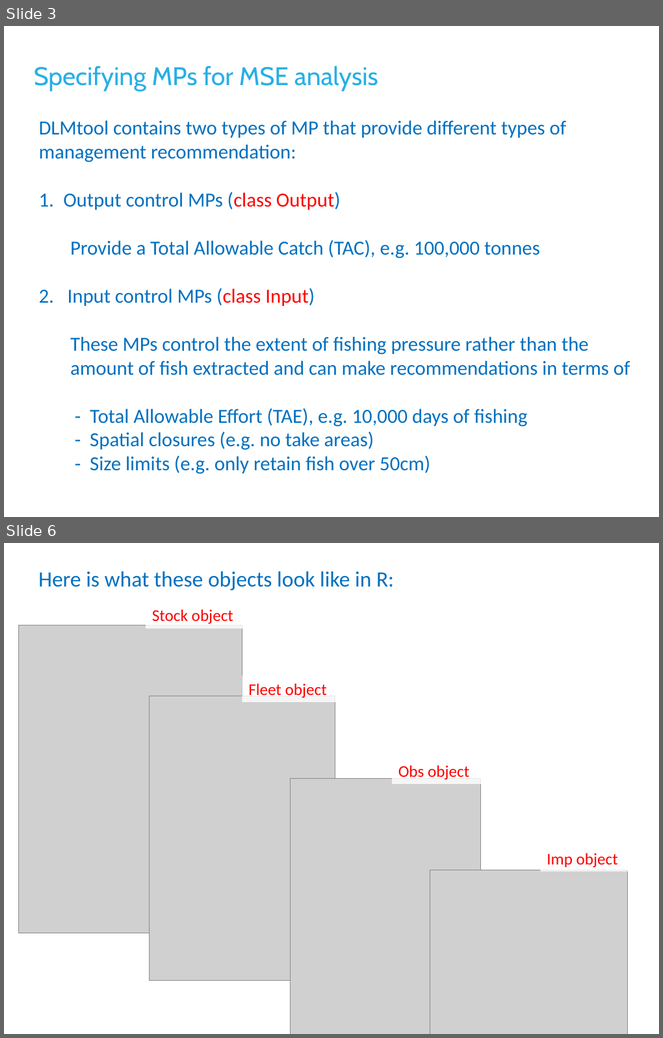
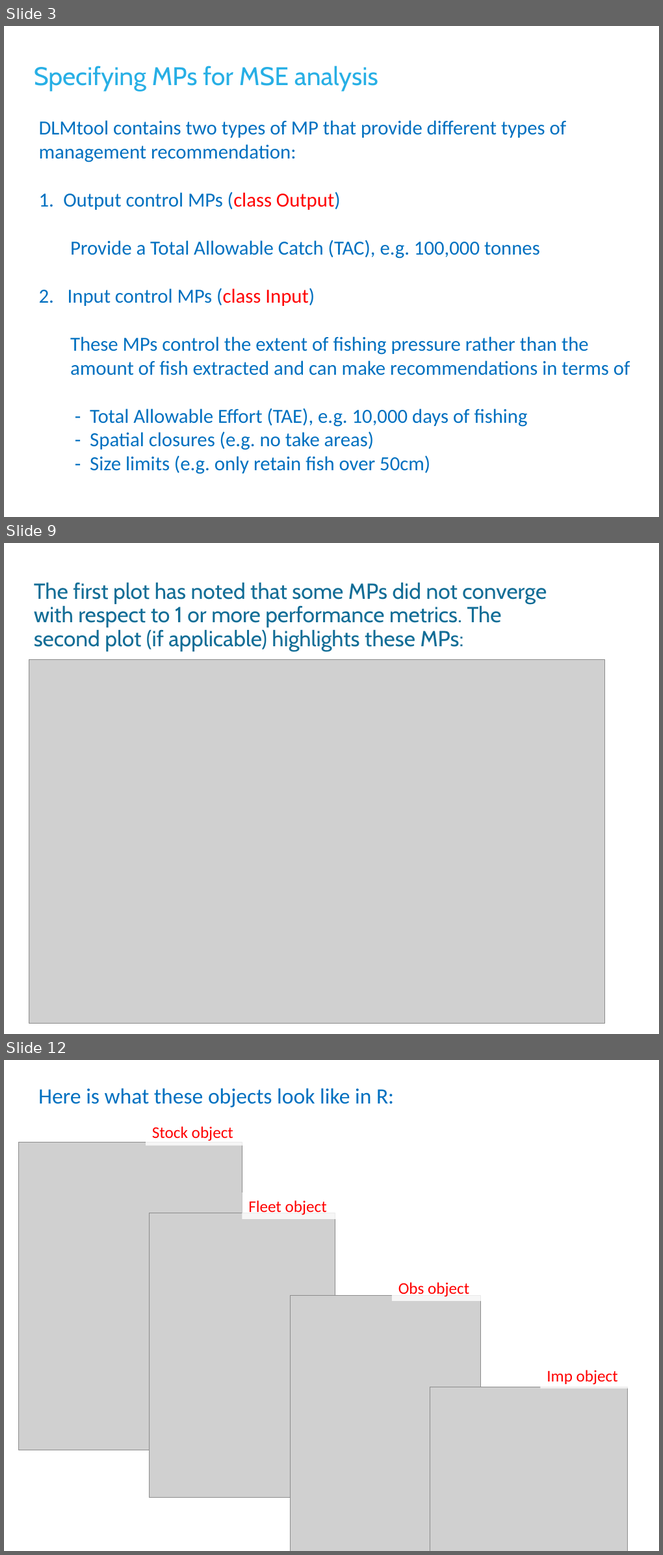
Before and after one commit to DLMtool/DLMDev, a slide deck: Disused code/Misc/Lectures/3 Customizing DLMtool/L3b Specifying MPs and other MSE outputs.pptx. Shown one above the other, each under a label of ours: slides 3 and 6 before the commit, slides 3, 9 and 12 after it; the slides between them are not shown. The pictures are 663x1038 and 663x1555 pixels, drawn with LibreOffice and Linux fonts; fonts in the diff are those of the drawing; grey boxes stand for pictures; background and template pictures are left out. Boxes give left, top, right and bottom in pixels: in the first picture for what was removed or moved away, otherwise in the second. Text is boxed around its words. In the diff, an @@ line names an element or a change of style, - is before the commit and + after.

```diff
--- a/Disused code/Misc/Lectures/3 Customizing DLMtool/L3b Specifying MPs and other MSE outputs.pptx
+++ b/Disused code/Misc/Lectures/3 Customizing DLMtool/L3b Specifying MPs and other MSE outputs.pptx
@@ slide 9 added at <box>4,543,659,1034</box>, background #FFFFFF @@
@@ text added at <box>34,582,547,652</box>, 24 pt, text #126D96 @@
+The first plot has noted that some MPs did not converge with respect to 1 or more performance metrics. The second plot (if applicable) highlights these MPs:
@@ picture added at <box>29,659,605,1024</box> @@
@@ what was slide 6 is now slide 12 @@
```
Also in this commit, not shown: 1 slide changed, 5 other slides added, 3 other files.
